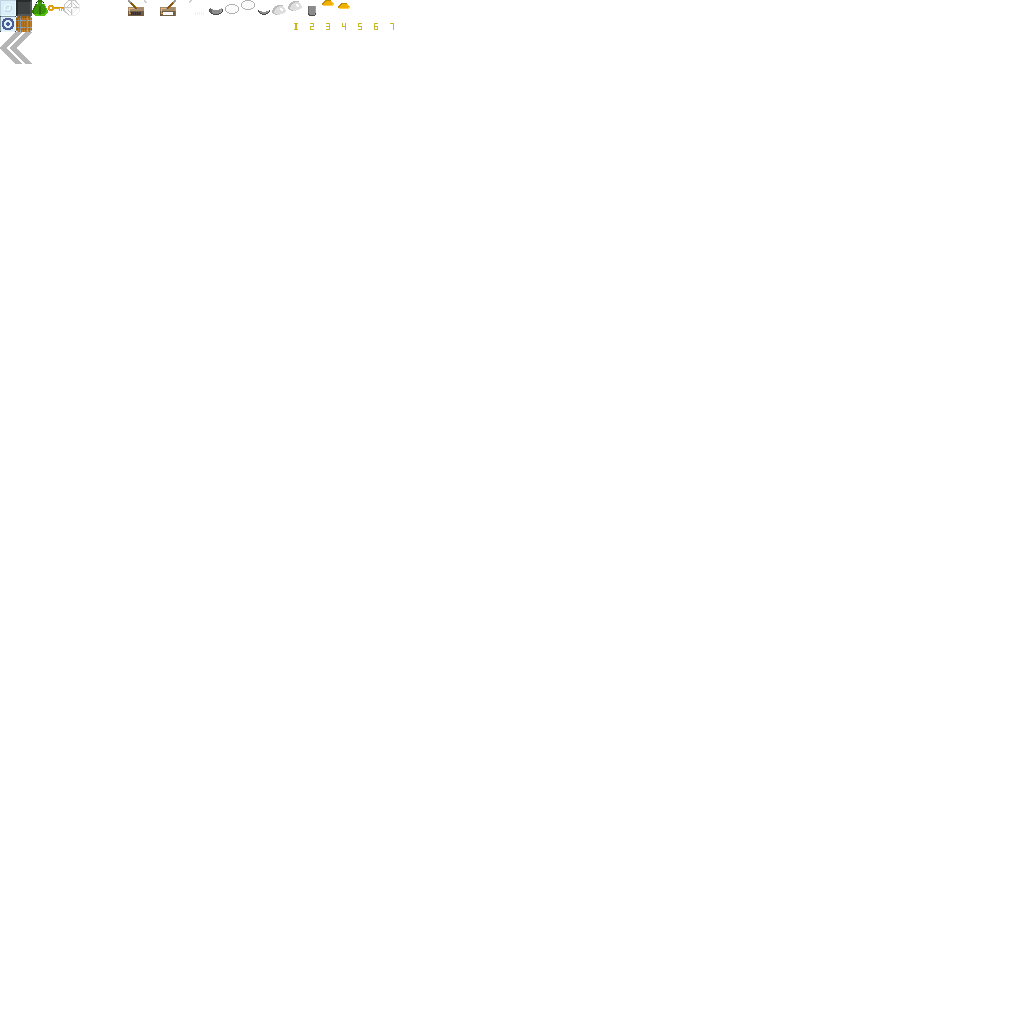
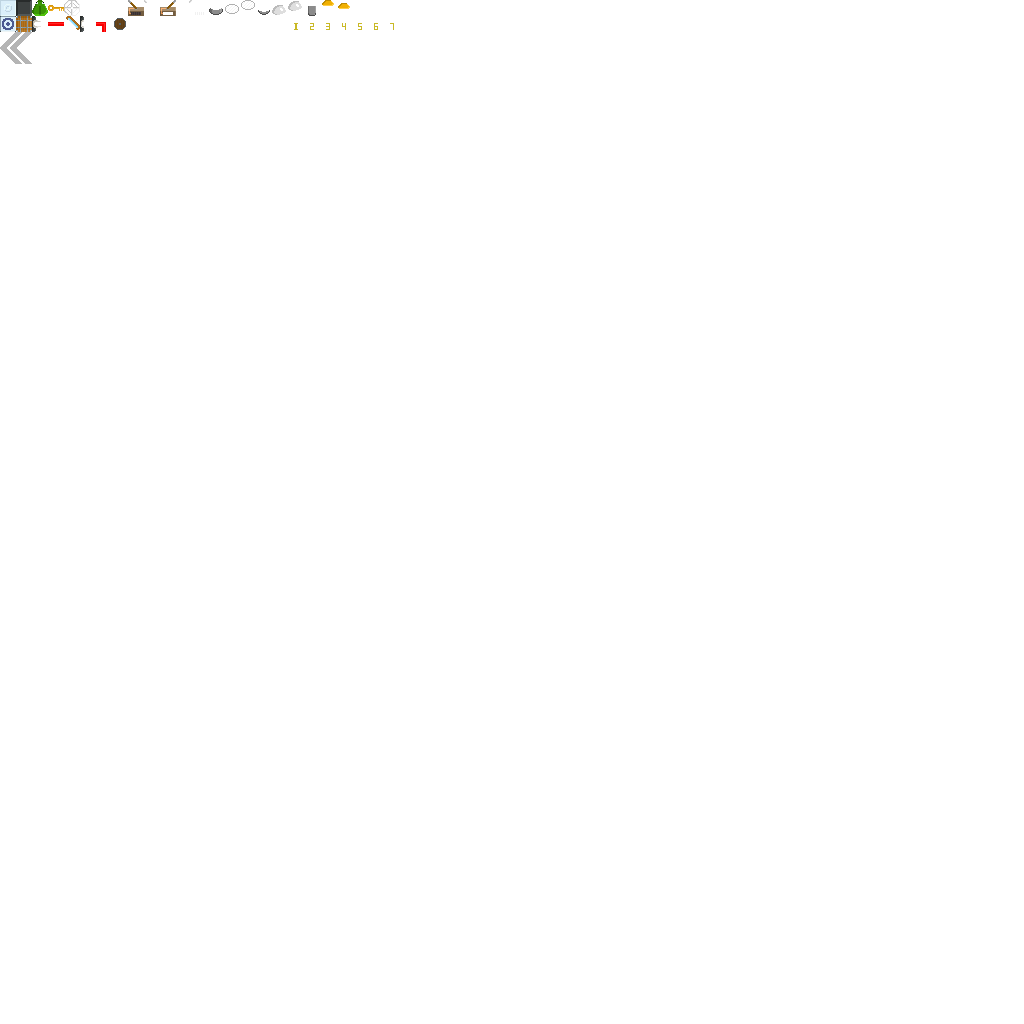
Two versions of the same layered image (1024px x 1024px). Layer-by-layer changes:
added layer "LaserEmitter" above "Mirror" over (32, 16, 41, 32)
added layer "Mirror" above "LaserAngled" over (66, 16, 80, 30)
added layer "LaserAngled" above "Gruppe 1" over (96, 22, 106, 32)
added group "Gruppe 1" with 2 layers above "LaserDetector" over (114, 18, 126, 30)
added layer "MirrorGround" in group "Gruppe 1" over (114, 18, 126, 30)
added layer "LaserDetector" above "Laser Kopie 2" over (80, 16, 84, 32)
added layer "Laser" above "Hintergrund" over (48, 22, 64, 26)
